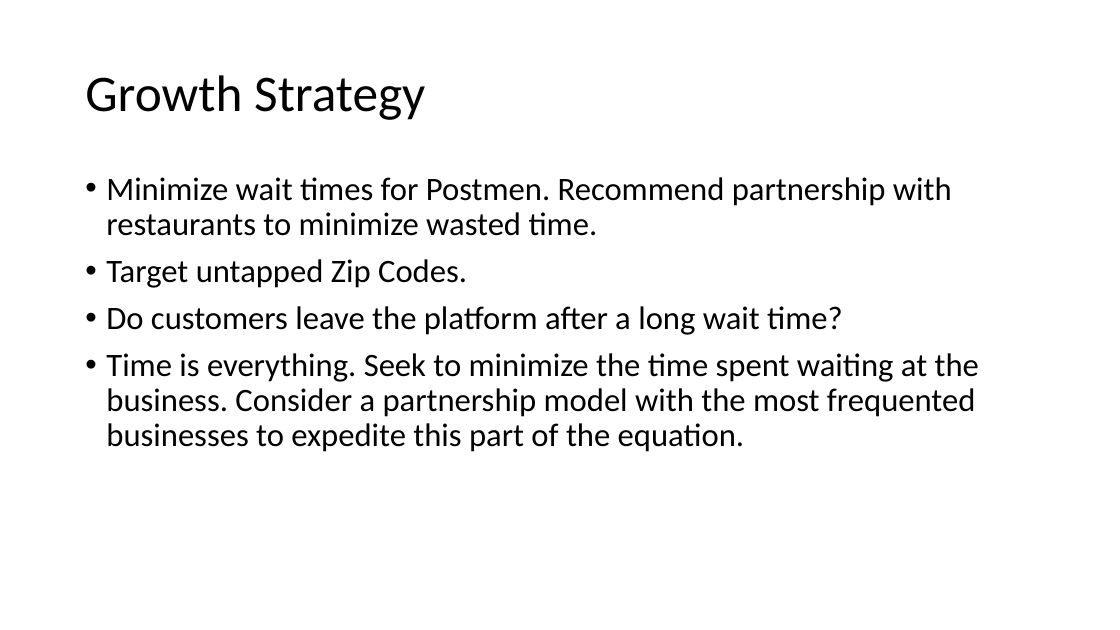
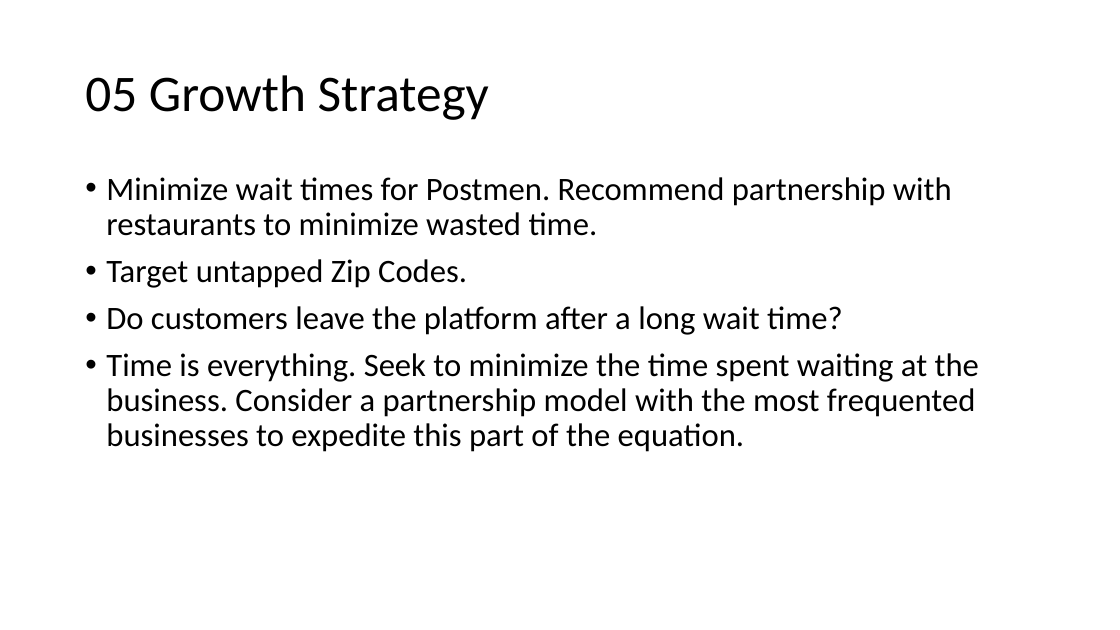
Before and after one commit to sstarkjr/PM_MarketAnalysis, a slide deck: slide 17 of Stephen_Stark_Analysis.pptx (slide 16 before the commit). Drawn at 1120x630 pixels with LibreOffice and Linux fonts; fonts in the diff are those of the drawing. Boxes give left, top, right and bottom in pixels: in the first picture for what was removed or moved away, otherwise in the second. Text is boxed around its words. In the diff, an @@ line names an element or a change of style, - is before the commit and + after.

```diff
--- a/Stephen_Stark_Analysis.pptx
+++ b/Stephen_Stark_Analysis.pptx
@@ title at [85, 75, 489, 120]: text changed @@
-Growth Strategy
+05 Growth Strategy
```
Also in this commit, not shown: 12 other slides changed, 3 slides added, 3 slides removed, 8 other files.
